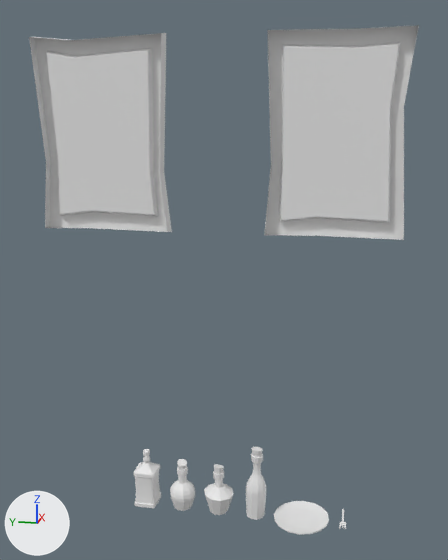
Renders of the FBX model Assets/3D/PropsPequenos.fbx from each side of a commit.
Camera for both pictures: a 50 mm lens placed at (-2.92, -0.52, 2.02), pointed at (0.02, 0.07, 1.28). Lighting does not change. The marker at lower left points along +X, +Y and +Z. Where no turn or scale is listed for an object, it has been applied to the vertices.

Script lines for the objects in view, before the commit:
```python
ob_botella_de_vino = bpy.data.objects.new('Botella de vino', me_circle)
ob_botella_de_vino.location = (0.0, -0.107, 0.139)
ob_botella_licor = bpy.data.objects.new('Botella licor', me_plane_024)
ob_botella_licor.location = (0.0, 0.499, 0.118)
ob_circle = bpy.data.objects.new('Circle', me_circle_001)
ob_circle.location = (0.0, 0.096, 0.09)
ob_circle_001 = bpy.data.objects.new('Circle.001', me_circle_002)
ob_circle_001.location = (0.0, 0.297, 0.088)
ob_plane_010 = bpy.data.objects.new('Plane.010', me_plane_014)
ob_plane_010.location = (-0.051, -0.454, 1.979)
ob_plane_014 = bpy.data.objects.new('Plane.014', me_plane_015)
ob_plane_014.location = (-0.051, 0.646, 1.979)
ob_plato = bpy.data.objects.new('Plato', me_circle_004)
ob_plato.location = (0.0, -0.356, 0.013)
```
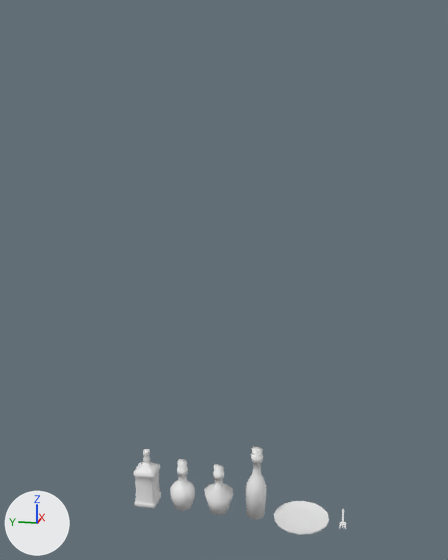
What differs and where, as boxes (x1, y1, x2, y2) in the pictures (448 x 560 px):
'Plane.010', deleted: before (264, 25, 419, 240)
'Plane.014', deleted: before (29, 33, 172, 232)
part 1 of me_circle_002, shading changed: (170, 459, 195, 511) in both
part 3 of me_circle, shading changed: (246, 447, 266, 520) in both
part 4 of me_circle_001, shading changed: (204, 464, 233, 515) in both

Edits to the bpy script that builds the scene:
```text
Change me_circle:
    where me_circle.from_pydata(...)  # 154 vertices, 152 faces; spans x -0.053..0.053, y -0.055..0.056, z -0.14..0.252
    used by ob_botella_de_vino; location = (0.0, -0.107, 0.139)
    me_circle part 3: edges marked sharp go from 290 to 0
Change me_circle_002:
    where me_circle_002.from_pydata(...)  # 120 vertices, 118 faces; spans x -0.067..0.067, y -0.071..0.071, z -0.089..0.181
    used by ob_circle_001; location = (0.0, 0.297, 0.088)
    me_circle_002 part 1: edges marked sharp go from 210 to 0
Change me_plane_024:
    used by ob_botella_licor; location = (0.0, 0.499, 0.118)
    remove me_plane_024.from_pydata(...)  # 288 vertices, 282 faces; spans x -0.062..0.061, y -0.063..0.063, z -0.118..0.198
    add me_plane_024.from_pydata(...)  # 288 vertices, 286 faces; spans x -0.062..0.061, y -0.063..0.063, z -0.118..0.198
    me_plane_024 part 2: the surface is now shaded smooth
Change me_circle_001:
    where me_circle_001.from_pydata(...)  # 80 vertices, 78 faces; spans x -0.078..0.077, y -0.082..0.081, z -0.09..0.179
    used by ob_circle; location = (0.0, 0.096, 0.09)
    me_circle_001 part 4: edges marked sharp go from 130 to 0
Remove ob_plane_014:
    ob_plane_014 = bpy.data.objects.new('Plane.014', me_plane_015)
    ob_plane_014.location = (-0.051, 0.646, 1.979)
Remove ob_plane_010:
    ob_plane_010 = bpy.data.objects.new('Plane.010', me_plane_014)
    ob_plane_010.location = (-0.051, -0.454, 1.979)
```
